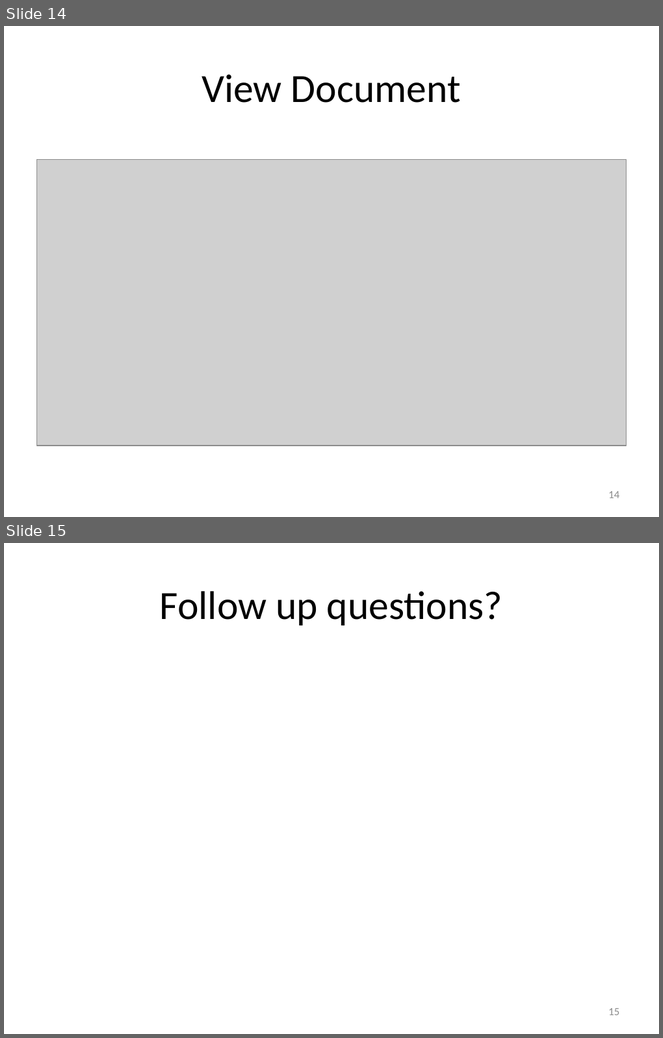
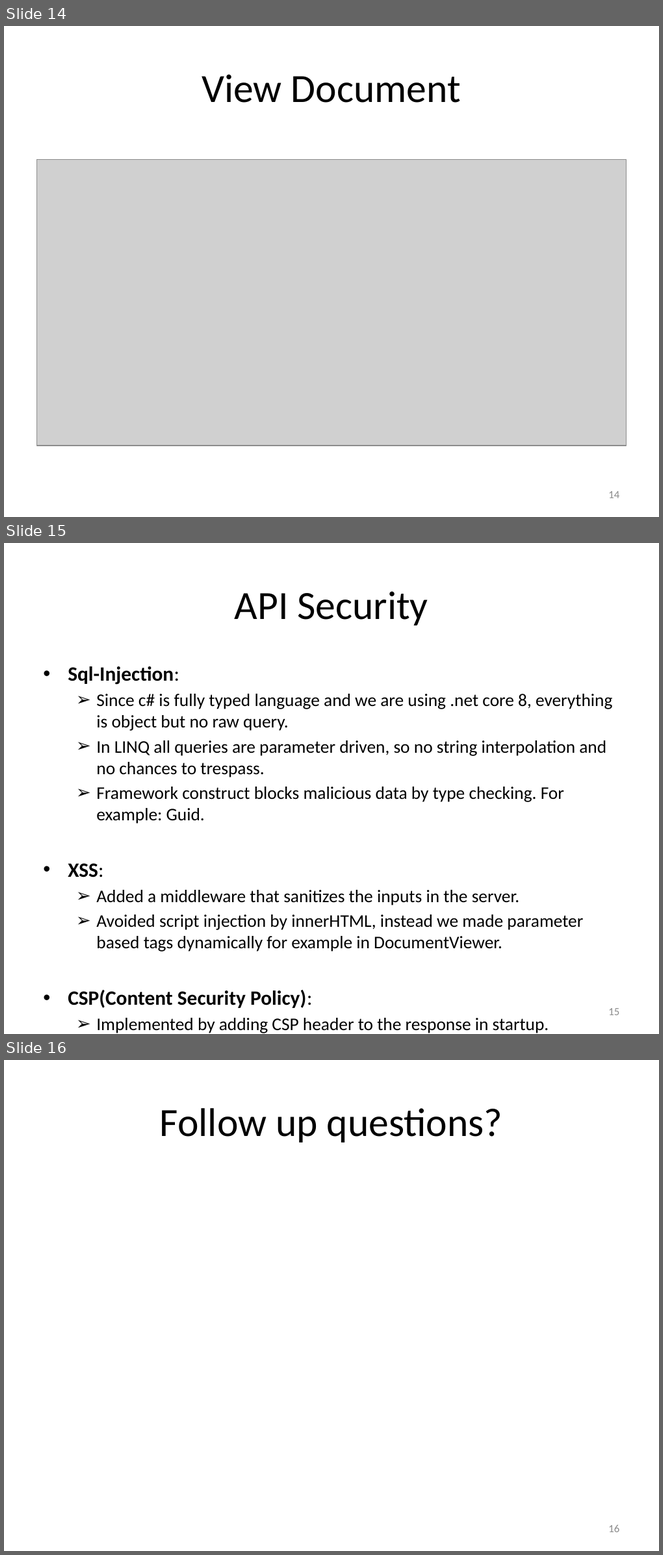
Before and after one commit to rashidul57/NsLandProgram, a slide deck: Presentation.pptx. Shown one above the other, each under a label of ours: slides 14 and 15 before the commit, slides 14, 15 and 16 after it. The pictures are 663x1038 and 663x1555 pixels, drawn with LibreOffice and Linux fonts; fonts in the diff are those of the drawing; grey boxes stand for pictures; background and template pictures are left out. Boxes give left, top, right and bottom in pixels: in the first picture for what was removed or moved away, otherwise in the second. Text is boxed around its words. In the diff, an @@ line names an element or a change of style, - is before the commit and + after.

Commit message:
Minor update in the slide

```diff
--- a/Presentation.pptx
+++ b/Presentation.pptx
@@ slide 15 added at bbox=[4, 543, 659, 1034], background picture (left out) @@
@@ title added at bbox=[235, 591, 428, 626], 44 pt, text #000000 @@
+API Security
@@ text added at bbox=[68, 667, 612, 1034], 19.6 pt, text #000000 @@
+• Sql-Injection:
+  ➢ Since c# is fully typed language and we are using .net core 8, everything is object but no raw query.
+  ➢ In LINQ all queries are parameter driven, so no string interpolation and no chances to trespass.
+  ➢ Framework construct blocks malicious data by type checking. For example: Guid.
+• XSS:
+  ➢ Added a middleware that sanitizes the inputs in the server.
+  ➢ Avoided script injection by innerHTML, instead we made parameter based tags dynamically for example in DocumentViewer.
+• CSP(Content Security Policy):
+  ➢ Implemented by adding CSP header to the response in startup.
@@ page number added at bbox=[608, 1008, 620, 1016], 12 pt, text #8C8C8C @@
+15
@@ what was slide 15 is now slide 16 @@
@@ page number at bbox=[608, 1525, 620, 1533]: text changed @@
-15
+16
```
